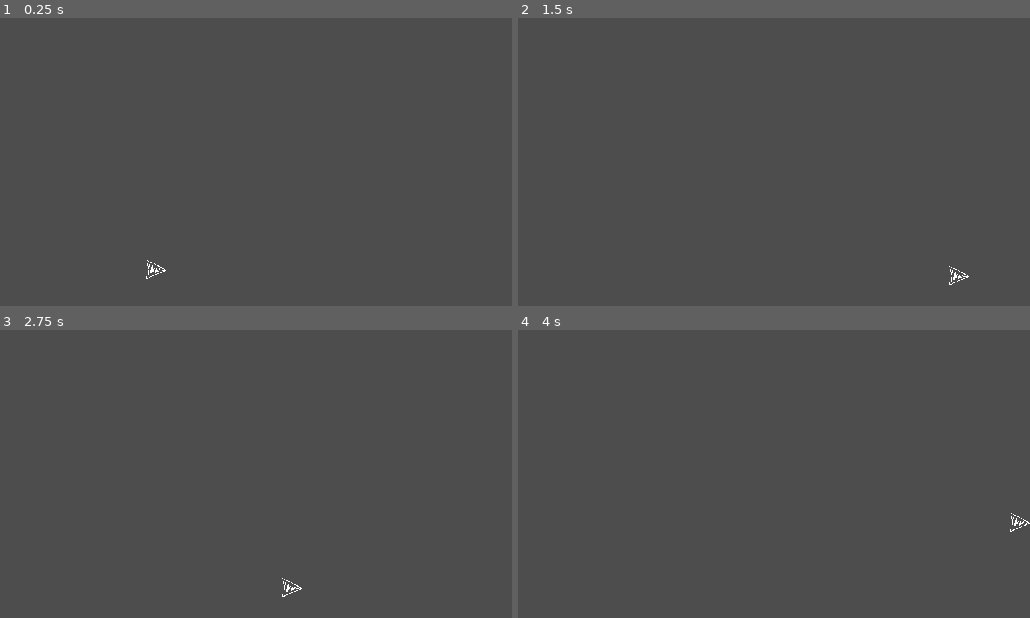
Above: before the commit, frames 1-4 (two rows, left to right).
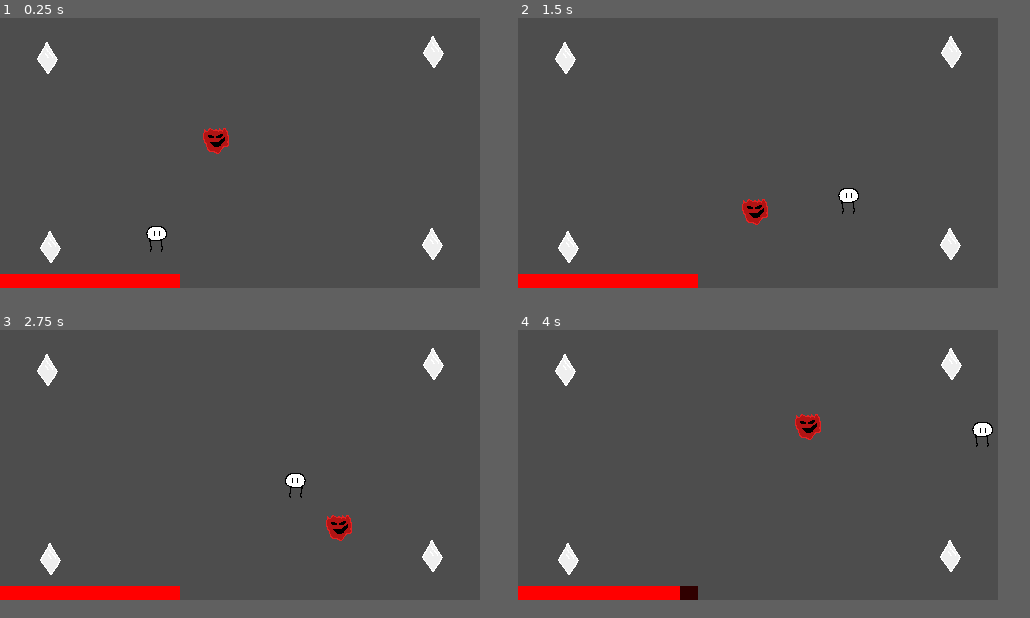
Above: after the commit, the same moments.

Repository: Dovodx/ld55
Game: Godot game, scene res://Scenes/fightscene.tscn
The game is run twice, just before and just after one commit, with the same random seed, the same clock (stepped at 60 frames per second) and the same inputs. This scene is started directly instead of the project's main scene.
Inputs:
- Up to frame 1 (0.25 s): no input
- Up to frame 2 (1.5 s): hold D (right) from 0.53 s (still down); tap Space (jump, bound only before the commit) at 0.6, 0.77, 1.07, 1.35 s
- Up to frame 3 (2.75 s): tap Space (jump, bound only before the commit) at 1.52, 1.82, 2.1 s; release D (right) at 2.03 s; hold A (left) from 2.03 s (still down)
- Up to frame 4 (4 s): release A (left) at 2.78 s; hold D (right) from 2.78 s (still down); tap Space (jump, bound only before the commit) at 2.85, 3.02, 3.32, 3.6, 3.77 s
In our replay, the window is 512x288 before the commit and 480x270 after it. These sizes can differ from the game's own. Grey fills any space a smaller window leaves; there, only what the larger window draws over its background counts as a difference.

The runs differ from the first frame. In frame 1, 3.3% of the frame differs, in the area x 0-87%, y 6-94%; in frame 2, 3.3%, in the area x 0-89%, y 6-94%; in frame 3, 3.3%; in frame 4, 3.3%.

Commit message:
Basic enemy, player anim

Diff:
--- a/Scenes/CharacterScript.gd
+++ /dev/null
@@ -1,50 +0,0 @@
-extends CharacterBody2D
-
-const SPEED = 300.0
-const JUMP_VELOCITY = -400.0
-
-var lastPhysTime = Time.get_ticks_usec()
-
-var sprite: Sprite2D
-var spritePositions = [Vector2.ZERO, Vector2.ZERO]
-
-# Get the gravity from the project settings to be synced with RigidBody nodes.
-var gravity = ProjectSettings.get_setting("physics/2d/default_gravity")
-
-func _ready():
-	sprite = get_node("sprite")
-	spritePositions[0] = sprite.global_position
-	spritePositions[1] = sprite.global_position
-
-func _process(delta):
-	var timeDiff = (Time.get_ticks_usec() - lastPhysTime) / 1000000.0
-	var lerpWeight = timeDiff / (1.0 / Engine.physics_ticks_per_second)
-	sprite.global_position = spritePositions[0].lerp(
-		spritePositions[1], lerpWeight
-	)
-
-func _physics_process(delta):
-	#TODO: flip to always face a dummy opponent, keep track of directions for blocking
-
-	# Add the gravity.
-	if not is_on_floor():
-		velocity.y += gravity * delta
-
-	# Handle jump.
-	if Input.is_action_just_pressed("jump") and is_on_floor():
-		velocity.y = JUMP_VELOCITY
-
-	# Get the input direction and handle the movement/deceleration.
-	# As good practice, you should replace UI actions with custom gameplay actions.
-	var direction = Input.get_axis("left", "right")
-	if direction:
-		velocity.x = direction * SPEED
-	else:
-		velocity.x = move_toward(velocity.x, 0, SPEED)
-
-	move_and_slide()
-
-	spritePositions[0] = spritePositions[1]
-	spritePositions[1] = global_position
-
-	lastPhysTime = Time.get_ticks_usec()
--- a/Scenes/fightscene.tscn
+++ b/Scenes/fightscene.tscn
@@ -1,9 +1,55 @@
-[gd_scene load_steps=6 format=3 uid="uid://ca5avjtsn6egc"]
-
-[ext_resource type="Script" path="res://Scenes/CharacterScript.gd" id="1_pqfpr"]
-[ext_resource type="Texture2D" uid="uid://cydtxx3hdpqfv" path="res://Sprites/test player.png" id="2_d514b"]
+[gd_scene load_steps=18 format=3 uid="uid://ca5avjtsn6egc"]
+
+[ext_resource type="Script" path="res://Scripts/PlayerScript.gd" id="1_pqfpr"]
+[ext_resource type="Texture2D" uid="uid://duiwftba68fb5" path="res://Sprites/Player/stand 1.png" id="2_jnw6a"]
+[ext_resource type="Texture2D" uid="uid://c2slcior2nwi2" path="res://Sprites/Player/stand 2.png" id="3_4n220"]
+[ext_resource type="Texture2D" uid="uid://dvwqc8r7yn11g" path="res://Sprites/crystal.png" id="3_dua8r"]
+[ext_resource type="Script" path="res://Scripts/CrystalScript.gd" id="3_ls3qq"]
+[ext_resource type="Texture2D" uid="uid://bkywn5lh4e7cr" path="res://Sprites/Player/stand 3.png" id="4_e1gtx"]
+[ext_resource type="Script" path="res://Scripts/EnemyScript.gd" id="5_dgakn"]
+[ext_resource type="Texture2D" uid="uid://cw054e4pm4yxg" path="res://Sprites/enemy.png" id="5_girrm"]
 
 [sub_resource type="RectangleShape2D" id="RectangleShape2D_cpk3q"]
+size = Vector2(32, 32)
+
+[sub_resource type="Animation" id="Animation_2b5es"]
+resource_name = "stand"
+length = 1.1
+loop_mode = 1
+step = 0.05
+tracks/0/type = "value"
+tracks/0/imported = false
+tracks/0/enabled = true
+tracks/0/path = NodePath("sprite:texture")
+tracks/0/interp = 1
+tracks/0/loop_wrap = true
+tracks/0/keys = {
+"times": PackedFloat32Array(0, 0.5, 0.65, 1.05),
+"transitions": PackedFloat32Array(1, 1, 1, 1),
+"update": 1,
+"values": [ExtResource("2_jnw6a"), ExtResource("3_4n220"), ExtResource("4_e1gtx"), ExtResource("3_4n220")]
+}
+
+[sub_resource type="Animation" id="Animation_0y8xc"]
+length = 0.001
+tracks/0/type = "value"
+tracks/0/imported = false
+tracks/0/enabled = true
+tracks/0/path = NodePath("sprite:texture")
+tracks/0/interp = 1
+tracks/0/loop_wrap = true
+tracks/0/keys = {
+"times": PackedFloat32Array(0),
+"transitions": PackedFloat32Array(1),
+"update": 1,
+"values": [ExtResource("2_jnw6a")]
+}
+
+[sub_resource type="AnimationLibrary" id="AnimationLibrary_rf16p"]
+_data = {
+"RESET": SubResource("Animation_0y8xc"),
+"stand": SubResource("Animation_2b5es")
+}
 
 [sub_resource type="RectangleShape2D" id="RectangleShape2D_ooioi"]
 size = Vector2(1000, 20)
@@ -11,41 +57,174 @@
 [sub_resource type="RectangleShape2D" id="RectangleShape2D_xcfbf"]
 size = Vector2(20, 500)
 
+[sub_resource type="RectangleShape2D" id="RectangleShape2D_4pqsy"]
+size = Vector2(21, 32)
+
+[sub_resource type="RectangleShape2D" id="RectangleShape2D_td7l3"]
+size = Vector2(26, 26)
+
+[sub_resource type="RectangleShape2D" id="RectangleShape2D_txvdo"]
+size = Vector2(26, 26)
+
 [node name="level" type="Node2D"]
 
-[node name="CharacterBody2D" type="CharacterBody2D" parent="."]
+[node name="Control" type="Control" parent="."]
+layout_mode = 3
+anchors_preset = 0
+offset_right = 480.0
+offset_bottom = 270.0
+
+[node name="health bg" type="ColorRect" parent="Control"]
+layout_mode = 0
+offset_top = 256.0
+offset_right = 180.0
+offset_bottom = 270.0
+color = Color(0.188235, 0, 0, 1)
+
+[node name="health fill" type="ColorRect" parent="Control"]
+layout_mode = 0
+offset_top = 256.0
+offset_right = 180.0
+offset_bottom = 270.0
+color = Color(1, 0, 0, 1)
+
+[node name="Camera2D" type="Camera2D" parent="."]
+position = Vector2(240, 135)
+
+[node name="player" type="CharacterBody2D" parent="."]
 position = Vector2(156, 219)
+collision_layer = 2
+motion_mode = 1
 script = ExtResource("1_pqfpr")
 
-[node name="sprite" type="Sprite2D" parent="CharacterBody2D"]
-scale = Vector2(0.625, 0.625)
-texture = ExtResource("2_d514b")
-
-[node name="body collider" type="CollisionShape2D" parent="CharacterBody2D"]
+[node name="invuln timer" type="Timer" parent="player"]
+process_callback = 0
+one_shot = true
+
+[node name="sprite" type="Sprite2D" parent="player"]
+texture = ExtResource("2_jnw6a")
+
+[node name="body collider" type="CollisionShape2D" parent="player"]
 shape = SubResource("RectangleShape2D_cpk3q")
 
-[node name="floor" type="StaticBody2D" parent="."]
-position = Vector2(248, 259)
-
-[node name="CollisionShape2D" type="CollisionShape2D" parent="floor"]
+[node name="AnimationPlayer" type="AnimationPlayer" parent="player"]
+callback_mode_process = 0
+libraries = {
+"": SubResource("AnimationLibrary_rf16p")
+}
+
+[node name="bounds" type="Node2D" parent="."]
+
+[node name="bottom wall" type="StaticBody2D" parent="bounds"]
+position = Vector2(242, 247)
+
+[node name="CollisionShape2D" type="CollisionShape2D" parent="bounds/bottom wall"]
 position = Vector2(0, 19)
 shape = SubResource("RectangleShape2D_ooioi")
 
-[node name="ceiling" type="StaticBody2D" parent="."]
-position = Vector2(248, -30)
-
-[node name="CollisionShape2D" type="CollisionShape2D" parent="ceiling"]
+[node name="top wall" type="StaticBody2D" parent="bounds"]
+position = Vector2(248, -29)
+
+[node name="CollisionShape2D" type="CollisionShape2D" parent="bounds/top wall"]
 position = Vector2(0, 19)
 shape = SubResource("RectangleShape2D_ooioi")
 
-[node name="left wall" type="StaticBody2D" parent="."]
+[node name="left wall" type="StaticBody2D" parent="bounds"]
 position = Vector2(-10, 174)
 
-[node name="CollisionShape2D" type="CollisionShape2D" parent="left wall"]
+[node name="CollisionShape2D" type="CollisionShape2D" parent="bounds/left wall"]
 shape = SubResource("RectangleShape2D_xcfbf")
 
-[node name="right wall" type="StaticBody2D" parent="."]
-position = Vector2(522, 174)
-
-[node name="CollisionShape2D" type="CollisionShape2D" parent="right wall"]
+[node name="right wall" type="StaticBody2D" parent="bounds"]
+position = Vector2(490, 174)
+
+[node name="CollisionShape2D" type="CollisionShape2D" parent="bounds/right wall"]
 shape = SubResource("RectangleShape2D_xcfbf")
+
+[node name="crystals" type="Node2D" parent="."]
+
+[node name="crystal" type="Area2D" parent="crystals"]
+position = Vector2(433, 34)
+collision_layer = 32
+collision_mask = 2
+script = ExtResource("3_ls3qq")
+
+[node name="sprite" type="Sprite2D" parent="crystals/crystal"]
+texture = ExtResource("3_dua8r")
+
+[node name="collider" type="CollisionShape2D" parent="crystals/crystal"]
+position = Vector2(0.5, 0)
+shape = SubResource("RectangleShape2D_4pqsy")
+
+[node name="crystal2" type="Area2D" parent="crystals"]
+position = Vector2(47, 40)
+collision_layer = 32
+collision_mask = 2
+script = ExtResource("3_ls3qq")
+
+[node name="sprite" type="Sprite2D" parent="crystals/crystal2"]
+texture = ExtResource("3_dua8r")
+
+[node name="collider" type="CollisionShape2D" parent="crystals/crystal2"]
+position = Vector2(0.5, 0)
+shape = SubResource("RectangleShape2D_4pqsy")
+
+[node name="crystal3" type="Area2D" parent="crystals"]
+position = Vector2(50, 229)
+collision_layer = 32
+collision_mask = 2
+script = ExtResource("3_ls3qq")
+
+[node name="sprite" type="Sprite2D" parent="crystals/crystal3"]
+texture = ExtResource("3_dua8r")
+
+[node name="collider" type="CollisionShape2D" parent="crystals/crystal3"]
+position = Vector2(0.5, 0)
+shape = SubResource("RectangleShape2D_4pqsy")
+
+[node name="crystal4" type="Area2D" parent="crystals"]
+position = Vector2(432, 226)
+collision_layer = 32
+collision_mask = 2
+script = ExtResource("3_ls3qq")
+
+[node name="sprite" type="Sprite2D" parent="crystals/crystal4"]
+texture = ExtResource("3_dua8r")
+
+[node name="collider" type="CollisionShape2D" parent="crystals/crystal4"]
+position = Vector2(0.5, 0)
+shape = SubResource("RectangleShape2D_4pqsy")
+
+[node name="enemies" type="Node2D" parent="."]
+
+[node name="enemy" type="CharacterBody2D" parent="enemies"]
+position = Vector2(215, 121)
+collision_layer = 4
+motion_mode = 1
+script = ExtResource("5_dgakn")
+
+[node name="movement timer" type="Timer" parent="enemies/enemy"]
+process_callback = 0
+
+[node name="sprite" type="Sprite2D" parent="enemies/enemy"]
+texture = ExtResource("5_girrm")
+
+[node name="collider" type="CollisionShape2D" parent="enemies/enemy"]
+position = Vector2(1, 2)
+shape = SubResource("RectangleShape2D_td7l3")
+
+[node name="hitbox" type="Area2D" parent="enemies/enemy"]
+collision_layer = 8
+collision_mask = 2
+
+[node name="collider" type="CollisionShape2D" parent="enemies/enemy/hitbox"]
+position = Vector2(1, 2)
+shape = SubResource("RectangleShape2D_txvdo")
+
+[connection signal="timeout" from="player/invuln timer" to="player" method="_on_invuln_timer_timeout"]
+[connection signal="body_entered" from="crystals/crystal" to="crystals/crystal" method="_on_body_entered"]
+[connection signal="body_entered" from="crystals/crystal2" to="crystals/crystal2" method="_on_body_entered"]
+[connection signal="body_entered" from="crystals/crystal3" to="crystals/crystal3" method="_on_body_entered"]
+[connection signal="body_entered" from="crystals/crystal4" to="crystals/crystal4" method="_on_body_entered"]
+[connection signal="timeout" from="enemies/enemy/movement timer" to="enemies/enemy" method="_on_movement_timer_timeout"]
+[connection signal="body_entered" from="enemies/enemy/hitbox" to="player" method="_on_hitbox_body_entered"]
--- /dev/null
+++ b/Scripts/CrystalScript.gd
@@ -0,0 +1,6 @@
+extends Node
+
+
+
+func _on_body_entered(body):
+	body.get_crystal(get_node("."))
--- /dev/null
+++ b/Scripts/EnemyScript.gd
@@ -0,0 +1,41 @@
+extends CharacterBody2D
+
+
+const SPEED = 200.0
+var movementTimer: Timer
+var player: Node2D
+
+var sprite: Sprite2D
+var spritePositions = [Vector2.ZERO, Vector2.ZERO]
+var lastPhysTime = Time.get_ticks_usec()
+
+func _ready():
+	movementTimer = get_node("movement timer")
+	movementTimer.start()
+	player = get_node("/root/level/player")
+
+	sprite = get_node("sprite")
+	spritePositions[0] = sprite.global_position
+	spritePositions[1] = sprite.global_position
+
+func _process(delta):
+	var timeDiff = (Time.get_ticks_usec() - lastPhysTime) / 1000000.0
+	var lerpWeight = timeDiff / (1.0 / Engine.physics_ticks_per_second)
+	sprite.global_position = spritePositions[0].lerp(
+		spritePositions[1], lerpWeight
+	)
+
+func _physics_process(delta):
+	var movementVector = Vector2.ZERO
+	#todo where to move
+	velocity *= 0.98
+
+	move_and_slide()
+
+	spritePositions[0] = spritePositions[1]
+	spritePositions[1] = global_position
+	lastPhysTime = Time.get_ticks_usec()
+
+
+func _on_movement_timer_timeout():
+	velocity = (player.global_position - global_position).normalized() * SPEED
--- /dev/null
+++ b/Scripts/PlayerScript.gd
@@ -0,0 +1,77 @@
+extends CharacterBody2D
+
+const SPEED = 200.0
+
+var maxHealth = 100
+var health = 100
+var invulnerable = false
+var invulnTimer: Timer
+
+var sprite: Sprite2D
+var spritePositions = [Vector2.ZERO, Vector2.ZERO]
+var lastPhysTime = Time.get_ticks_usec()
+
+var anim: AnimationPlayer
+
+var healthBar: ColorRect
+
+func _ready():
+	health = maxHealth
+	healthBar = get_node("/root/level/Control/health fill")
+	invulnTimer = get_node("invuln timer")
+
+	sprite = get_node("sprite")
+	spritePositions[0] = sprite.global_position
+	spritePositions[1] = sprite.global_position
+	anim = get_node("AnimationPlayer")
+	anim.play("stand")
+
+func _process(delta):
+	var timeDiff = (Time.get_ticks_usec() - lastPhysTime) / 1000000.0
+	var lerpWeight = timeDiff / (1.0 / Engine.physics_ticks_per_second)
+	sprite.global_position = spritePositions[0].lerp(
+		spritePositions[1], lerpWeight
+	)
+
+func _physics_process(delta):
+	var movementVector = Vector2.ZERO
+	var dirH = Input.get_axis("left", "right")
+	if dirH:
+		movementVector.x = dirH * SPEED
+	else:
+		movementVector.x = dirH * -SPEED
+	sprite.flip_h = sprite.flip_h if dirH == 0 else dirH < 0
+
+	var dirV = Input.get_axis("up", "down")
+	if dirV:
+		movementVector.y = dirV * SPEED
+	else:
+		movementVector.y = dirV * -SPEED
+
+	velocity = movementVector.limit_length(SPEED)
+
+	move_and_slide()
+
+	spritePositions[0] = spritePositions[1]
+	spritePositions[1] = global_position
+	lastPhysTime = Time.get_ticks_usec()
+
+func get_crystal(crystal):
+	crystal.visible = false
+	#todo play sound
+
+
+func _on_hitbox_body_entered(body):
+	take_damage(10)
+
+func take_damage(dmg):
+	invulnerable = true
+	invulnTimer.start()
+	health -= dmg
+	healthBar.size.x = max((health as float / maxHealth) * 180.0, 0)
+	#todo death, hurt anim
+
+
+func _on_invuln_timer_timeout():
+	#todo invuln effect
+	invulnerable = false
--- a/project.godot
+++ b/project.godot
@@ -27,8 +27,8 @@
 
 [display]
 
-window/size/viewport_width=512
-window/size/viewport_height=288
+window/size/viewport_width=480
+window/size/viewport_height=270
 window/size/mode=2
 window/stretch/mode="canvas_items"
 window/vsync/vsync_mode=0
@@ -45,19 +45,15 @@
 "events": [Object(InputEventKey,"resource_local_to_scene":false,"resource_name":"","device":-1,"window_id":0,"alt_pressed":false,"shift_pressed":false,"ctrl_pressed":false,"meta_pressed":false,"pressed":false,"keycode":0,"physical_keycode":68,"key_label":0,"unicode":100,"echo":false,"script":null)
 ]
 }
-forward={
+up={
 "deadzone": 0.5,
 "events": [Object(InputEventKey,"resource_local_to_scene":false,"resource_name":"","device":-1,"window_id":0,"alt_pressed":false,"shift_pressed":false,"ctrl_pressed":false,"meta_pressed":false,"pressed":false,"keycode":0,"physical_keycode":87,"key_label":0,"unicode":119,"echo":false,"script":null)
+, Object(InputEventKey,"resource_local_to_scene":false,"resource_name":"","device":-1,"window_id":0,"alt_pressed":false,"shift_pressed":false,"ctrl_pressed":false,"meta_pressed":false,"pressed":false,"keycode":0,"physical_keycode":32,"key_label":0,"unicode":32,"echo":false,"script":null)
 ]
 }
-back={
+down={
 "deadzone": 0.5,
 "events": [Object(InputEventKey,"resource_local_to_scene":false,"resource_name":"","device":-1,"window_id":0,"alt_pressed":false,"shift_pressed":false,"ctrl_pressed":false,"meta_pressed":false,"pressed":false,"keycode":0,"physical_keycode":83,"key_label":0,"unicode":115,"echo":false,"script":null)
-]
-}
-jump={
-"deadzone": 0.5,
-"events": [Object(InputEventKey,"resource_local_to_scene":false,"resource_name":"","device":-1,"window_id":0,"alt_pressed":false,"shift_pressed":false,"ctrl_pressed":false,"meta_pressed":false,"pressed":false,"keycode":0,"physical_keycode":32,"key_label":0,"unicode":32,"echo":false,"script":null)
 ]
 }
 fire={
@@ -73,11 +69,17 @@
 
 [layer_names]
 
+2d_physics/layer_1="world"
 3d_physics/layer_1="environment"
+2d_physics/layer_2="player"
 3d_physics/layer_2="player"
+2d_physics/layer_3="enemy"
 3d_physics/layer_3="enemy"
+2d_physics/layer_4="hitbox"
 3d_physics/layer_4="barrier"
+2d_physics/layer_5="hurtbox"
 3d_physics/layer_5="gib"
+2d_physics/layer_6="collectable"
 
 [physics]
 
Binary file added: Sprites/Player/stand 1.png
Not shown, changed: Sprites/Player/stand 1.png.import
Binary file added: Sprites/Player/stand 2.png
Not shown, added: Sprites/Player/stand 2.png.import
Binary file added: Sprites/Player/stand 3.png
Not shown, added: Sprites/Player/stand 3.png.import
Binary file added: Sprites/Player/test player.png
Not shown, added: Sprites/Player/test player.png.import
Binary file added: Sprites/crystal.png
Not shown, added: Sprites/crystal.png.import
Binary file added: Sprites/enemy.png
Not shown, added: Sprites/enemy.png.import
(and 3 more such lines)
